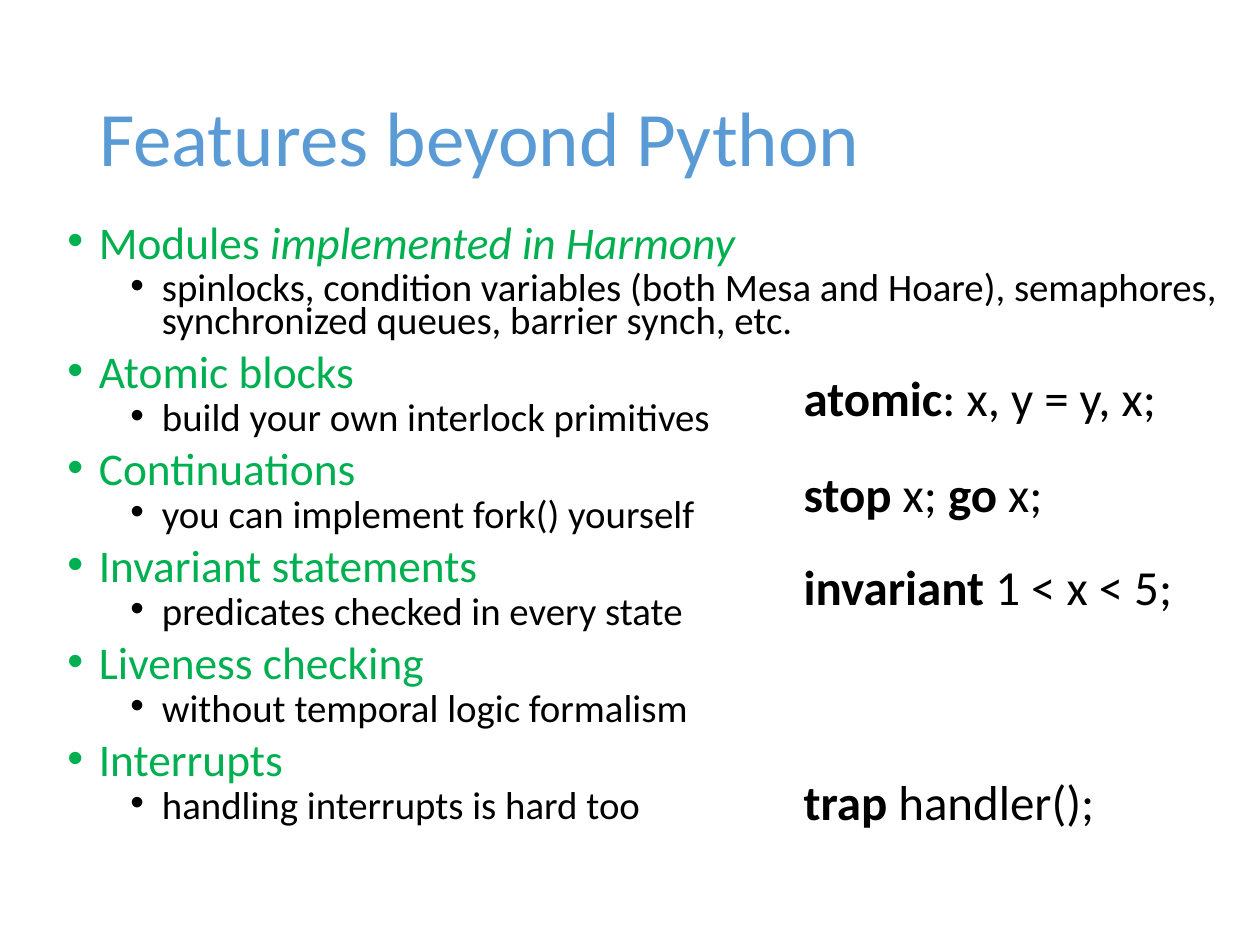
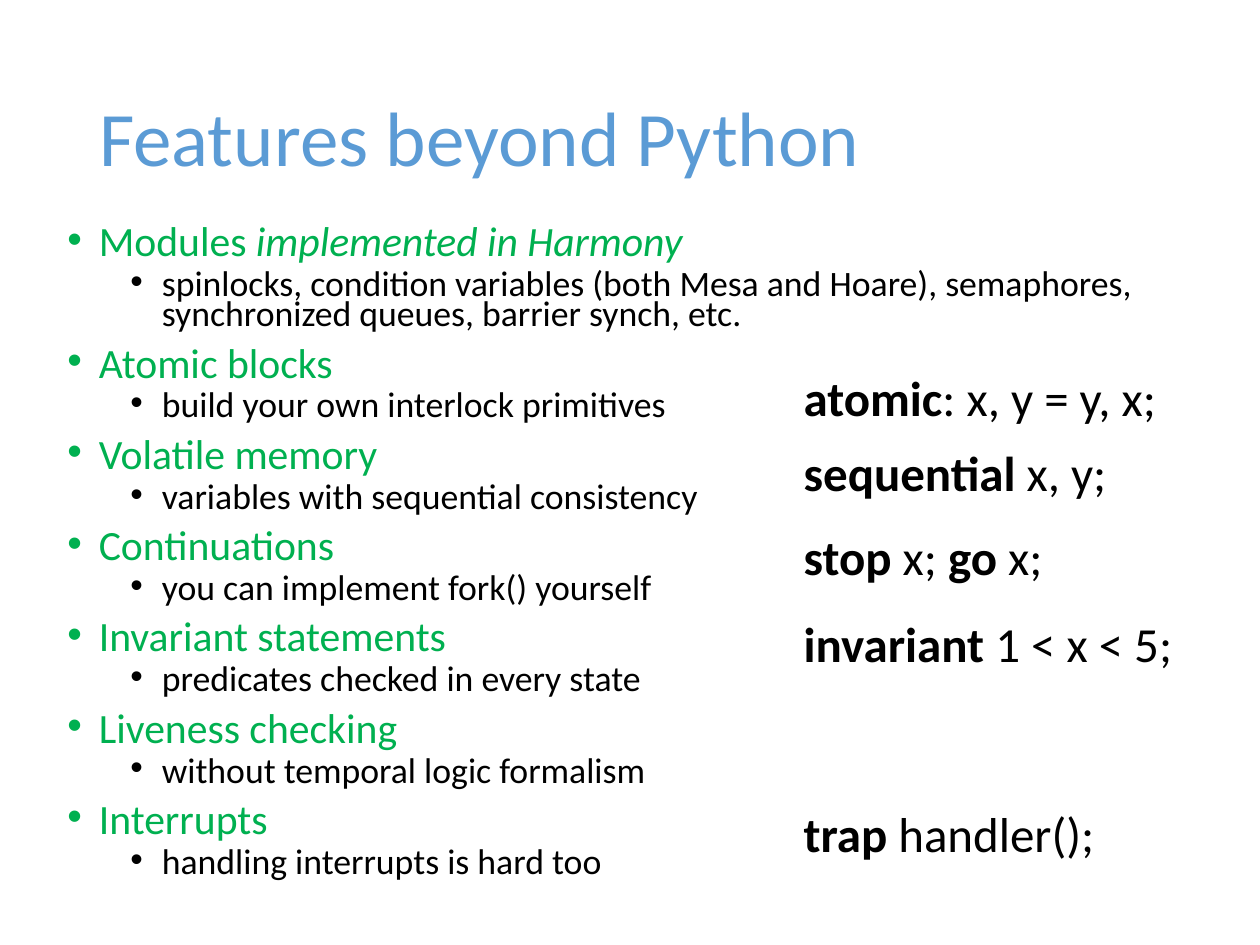
Before and after one commit to harmonylang/harmony, a slide deck: slide 7 of Harmony.pptx. Drawn at 1260x945 pixels with LibreOffice and Linux fonts; fonts in the diff are those of the drawing. Boxes give left, top, right and bottom in pixels: in the first picture for what was removed or moved away, otherwise in the second. Text is boxed around its words. In the diff, an @@ line names an element or a change of style, - is before the commit and + after.

```diff
--- a/Harmony.pptx
+++ b/Harmony.pptx
@@ text at bbox=[99, 227, 1131, 880]: size 25.9 to 23.8 pt in "Modules implemented in Harmony", "Atomic blocks", "Continuations", "Invariant statements" and 2 more places; size 22.2 to 20.4 pt in "spinlocks, condition variables (both Mesa and Hoare), ...", "build your own interlock primitives", "you can implement fork() yourself", "predicates checked in every state" and 2 more places @@
@@ text at bbox=[99, 440, 697, 515]: paragraphs added @@
+• Volatile memory
+  • variables with sequential consistency
@@ text added at bbox=[804, 456, 1106, 499], 28 pt, text #000000, bold @@
+sequential x, y;
@@ text "stop x; go x;": place and size @@
-text "stop x; go x;" at bbox=[804, 481, 1042, 521]
+text "stop x; go x;" at bbox=[804, 544, 1042, 584]
@@ text "invariant 1 < x < ...": place and size @@
-text "invariant 1 < x < ..." at bbox=[804, 570, 1172, 611]
+text "invariant 1 < x < ..." at bbox=[804, 627, 1172, 668]
@@ text "trap handler();": place and size @@
-text "trap handler();" at bbox=[804, 784, 1094, 828]
+text "trap handler();" at bbox=[804, 816, 1094, 860]
```
Also in this commit, not shown: 1 other slide changed, 2 other files.
